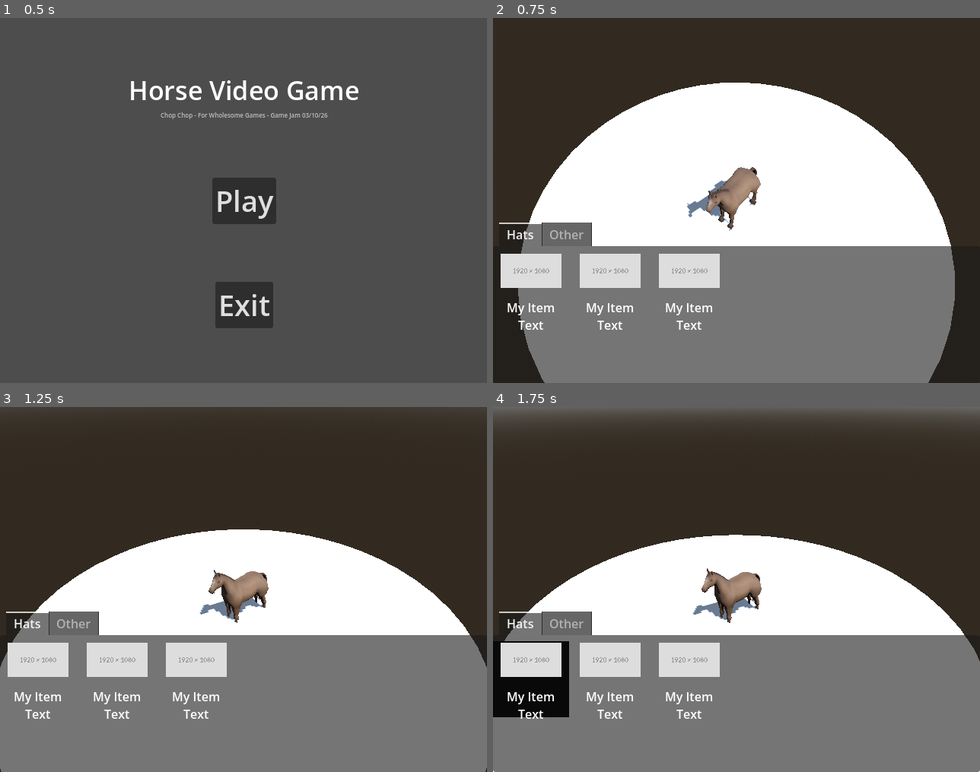
Above: before the commit, frames 1-4 (two rows, left to right).
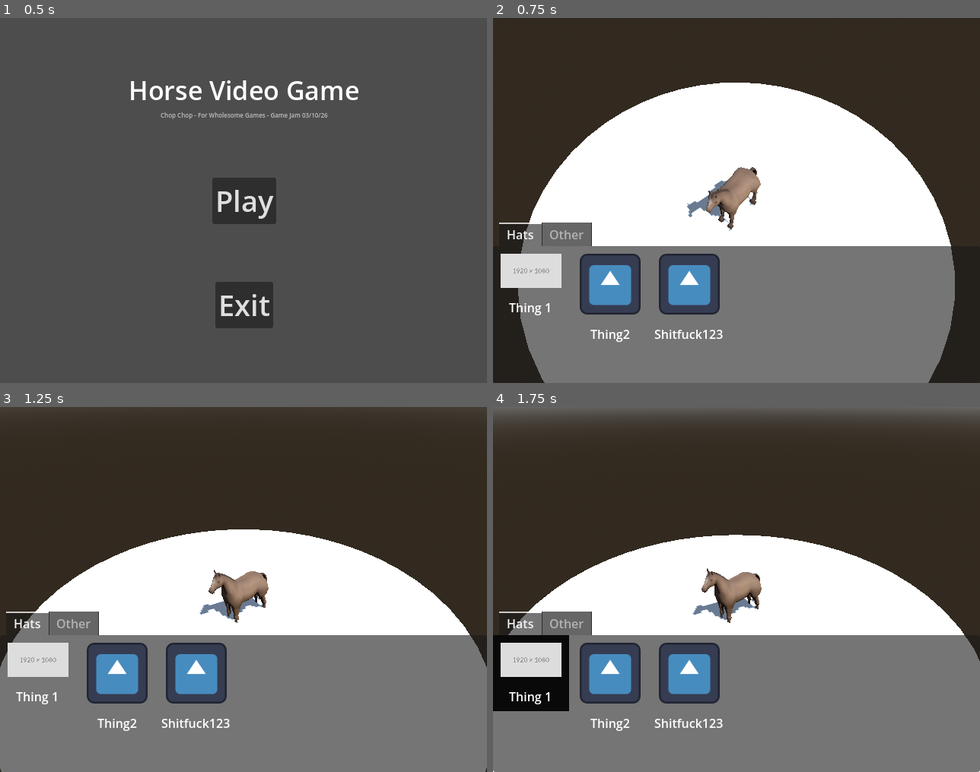
Above: after the commit, the same moments.

Repository: lukewhitingdev/gamejam-Bradys-Day-Out
Game: Godot game, scene res://Maps/MainMenuMap.tscn
The game is run twice, just before and just after one commit, with the same random seed, the same clock (stepped at 60 frames per second) and the same inputs. The engine's default icon, where the game draws it, is replaced by a stand-in: a white triangle on a blue panel in a dark square.
Inputs (mouse positions are in pixels of both pictures, inside the frame that each line leads up to):
- Up to frame 1 (0.5 s): no input
- Up to frame 2 (0.75 s): click "Play" at 0.5 s
- Up to frame 3 (1.25 s): no input
- Up to frame 4 (1.75 s): move the mouse to (531, 677) at 1.27 s; press the mouse at (531, 677) at 1.28 s

Frame 1 is identical in both runs. In frame 2, 4.7% of the frame differs, in the area x 2-48%, y 64-89%; in frame 3, 4.7%; in frame 4, 5.2%, in the area x 0-48%, y 62-89%.

Commit message:
Updated UI for asset items to populate with their data

Diff:
--- a/app/chopchop/UI/Components/TabAssetSelector/GridItem/Scripts/dress_up_grid_item.gd
+++ b/app/chopchop/UI/Components/TabAssetSelector/GridItem/Scripts/dress_up_grid_item.gd
@@ -1,6 +1,8 @@
 class_name DressUpGridItem extends AspectRatioContainer
 
 @onready var BackgroundColorRect: ColorRect = $ColorRect
+@onready var ItemImageTex: TextureRect = $VBoxContainer/MarginContainer/TextureRect
+@onready var ItemLabel: RichTextLabel = $VBoxContainer/HBoxContainer/RichTextLabel
 
 # Fired internally when object is selected, ARGS: [0] CurrentObject
 signal OnSelected
@@ -13,6 +15,11 @@
 	UnSelect.connect(_on_unslect)
 
 	add_to_group(GroupNames.DressUpItemGroupName)
+
+func set_data(data: GridItemData):
+	ItemImageTex.texture = data.AssetImage
+	ItemLabel.text = data.Name
+	pass
 
 func _on_gui_input(event: InputEvent) -> void:
 	if (event.is_action_pressed("Left_Click")):
--- a/app/chopchop/UI/Components/TabAssetSelector/Scripts/tab_asset_selector.gd
+++ b/app/chopchop/UI/Components/TabAssetSelector/Scripts/tab_asset_selector.gd
@@ -32,6 +32,7 @@
 			itemsToData.set(gridItem, data)
 
 		var gridItemScript = gridItem as DressUpGridItem
+		gridItemScript.set_data(data)
 		gridItems.append(gridItemScript)
 
 	gridScript.bind_events(gridItems)
